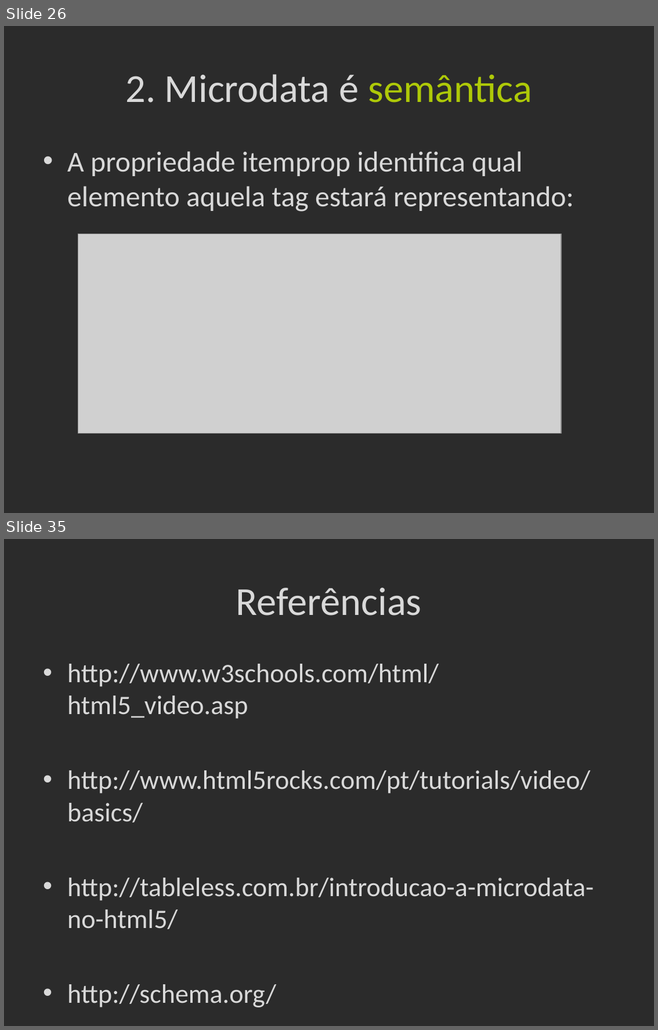
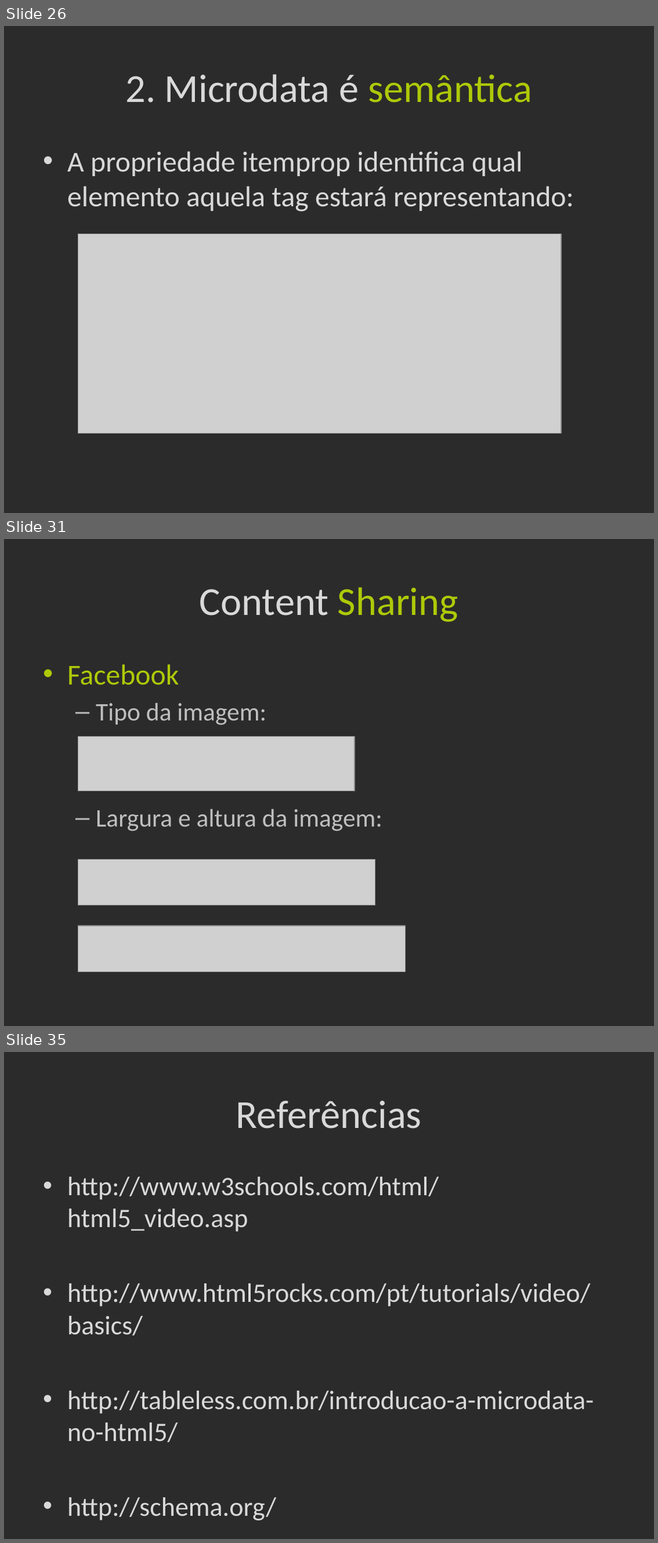
Before and after one commit to Frossard/HTML5-na-pratica, a slide deck: _Presentation/apresentacao.pptx. Shown one above the other, each under a label of ours: slides 26 and 35 before the commit, slides 26, 31 and 35 after it; the slides between them are not shown. The pictures are 658x1030 and 658x1543 pixels, drawn with LibreOffice and Linux fonts; fonts in the diff are those of the drawing; grey boxes stand for pictures; background and template pictures are left out; a plain dark background stands for a picture behind light text. Boxes give left, top, right and bottom in pixels: in the first picture for what was removed or moved away, otherwise in the second. Text is boxed around its words. In the diff, an @@ line names an element or a change of style, - is before the commit and + after.

Commit message:
Apresentação com content sharing

```diff
--- a/_Presentation/apresentacao.pptx
+++ b/_Presentation/apresentacao.pptx
@@ slide 31 added at <box>4,539,654,1026</box>, background picture (left out) @@
@@ title added at <box>199,587,458,622</box>, 44 pt, text #D9D9D9 @@
+Content Sharing
@@ text added at <box>67,664,382,831</box>, 28 pt, text #BFBFBF @@
+• Facebook
+  – Tipo da imagem:
+  – Largura e altura da imagem:
@@ picture added at <box>78,736,354,791</box> @@
@@ picture added at <box>78,859,375,906</box> @@
@@ picture added at <box>78,925,405,972</box> @@
```
Also in this commit, not shown: 1 slide changed, 3 other slides added, 4 slides removed.
